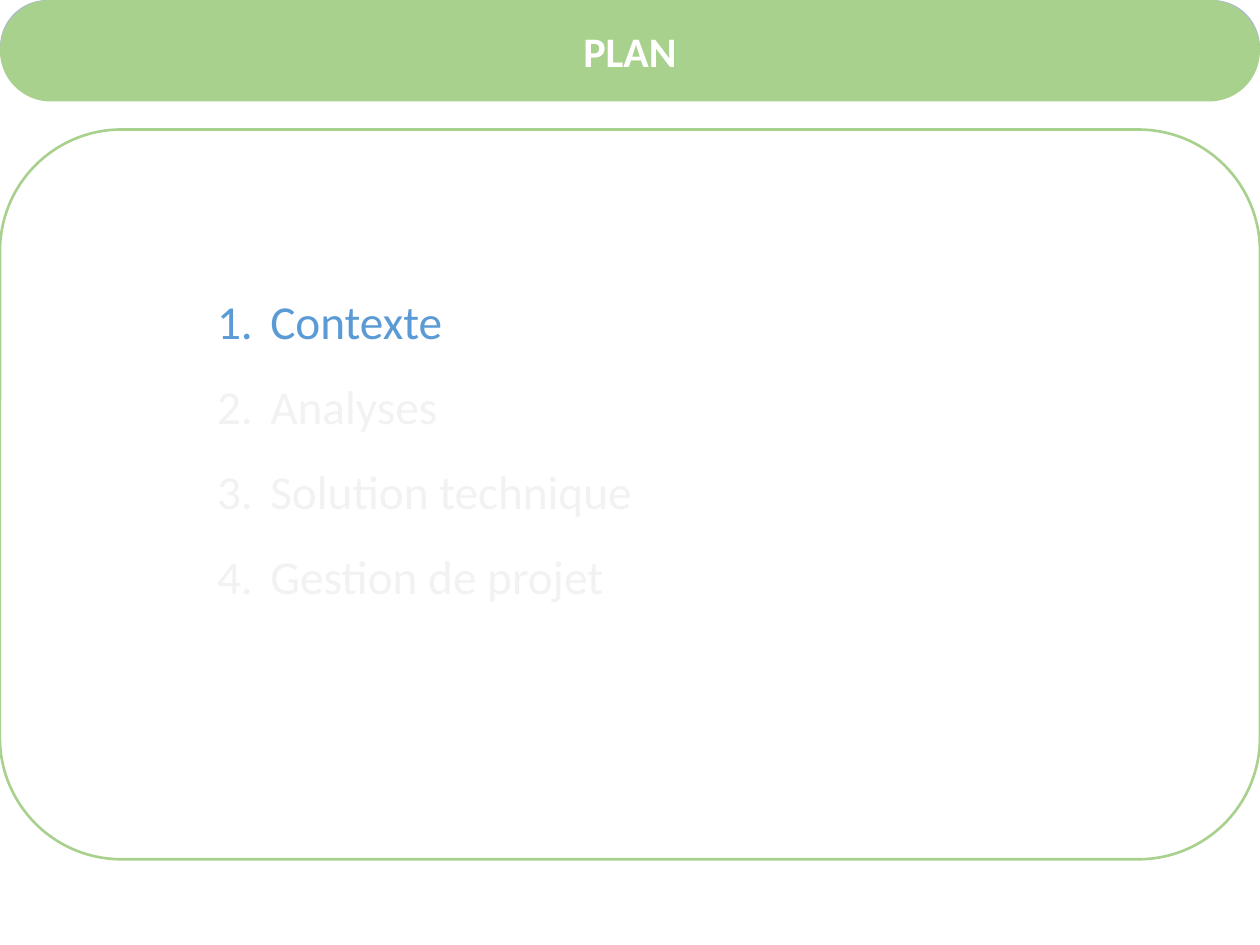
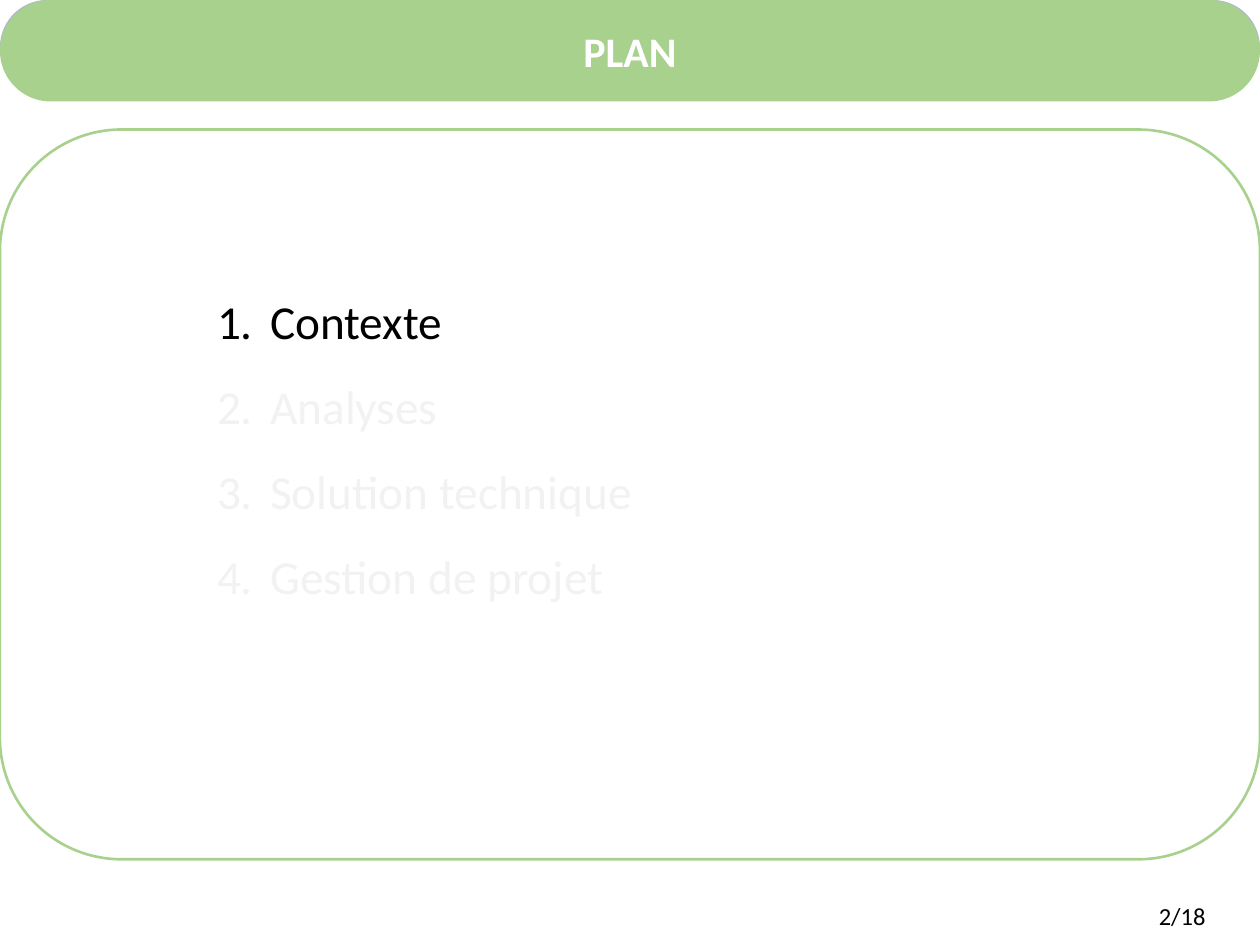
Before and after one commit to alkra/benchOKR, a slide deck: slide 3 of doc/ComitePilotage/Presentation.pptx. Drawn at 1260x945 pixels with LibreOffice and Linux fonts; fonts in the diff are those of the drawing; background and template pictures are left out. Boxes give left, top, right and bottom in pixels: in the first picture for what was removed or moved away, otherwise in the second. Text is boxed around its words. In the diff, an @@ line names an element or a change of style, - is before the commit and + after.

```diff
--- a/doc/ComitePilotage/Presentation.pptx
+++ b/doc/ComitePilotage/Presentation.pptx
@@ text at [270,308,442,340]: text colour #5B9BD5 to #000000 in "Contexte" @@
@@ text added at [1159,908,1206,926], 14 pt, text #000000 @@
+2/18
```
Also in this commit, not shown: 17 other slides changed, 2 slides added, 2 slides removed, 2 other files.
